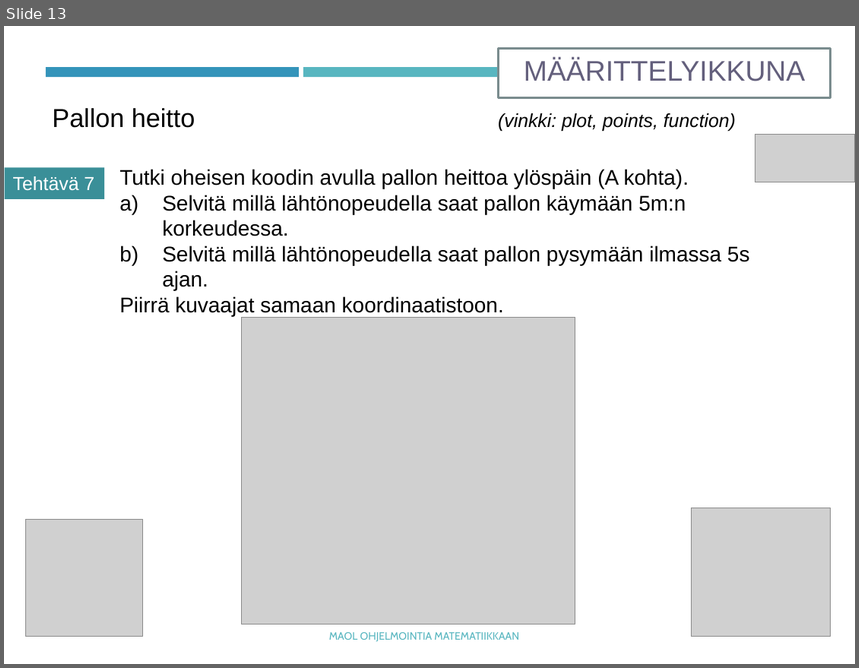
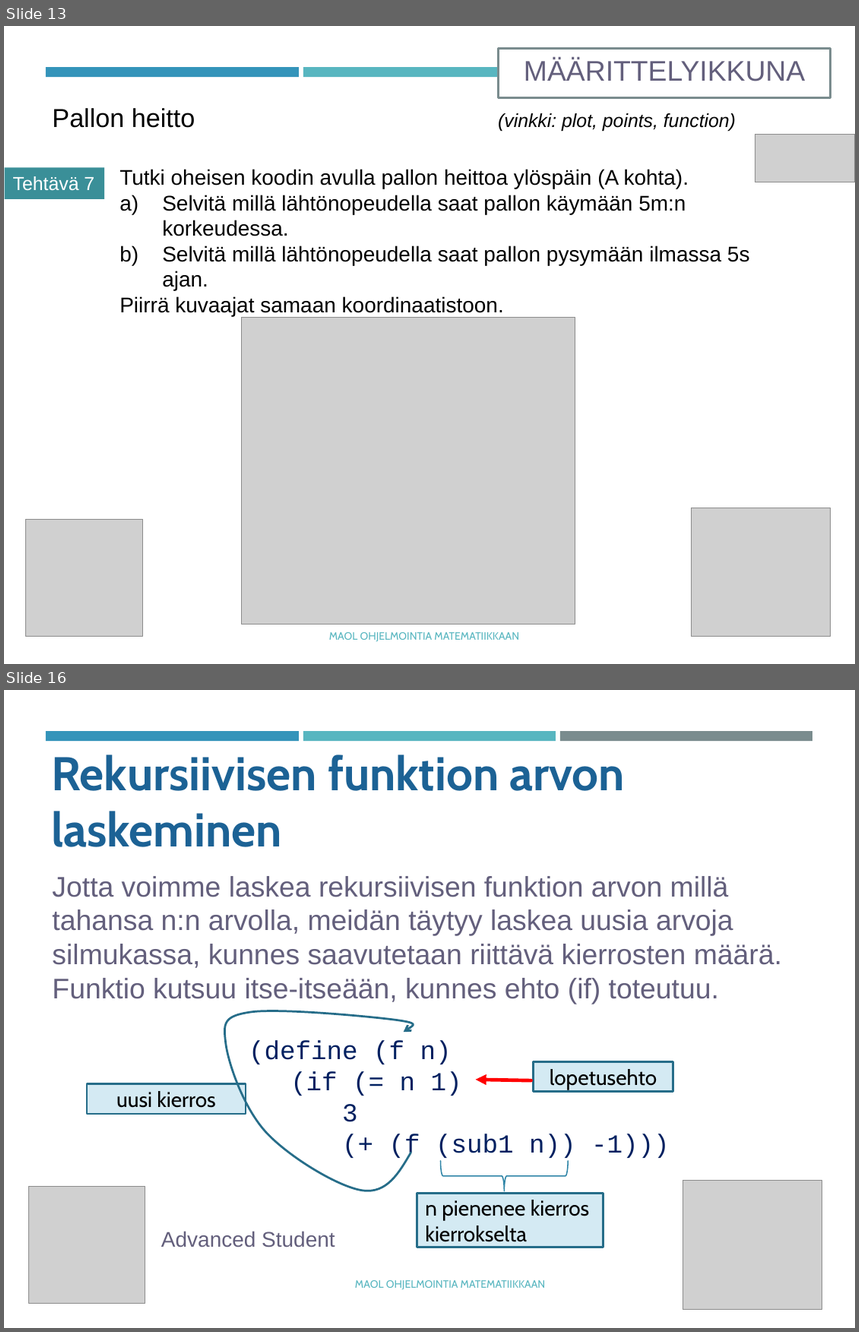
Before and after one commit to tyynetyyne/tyynetyyne.github.io, a slide deck: tehtavat/tiedostot/maol/power_point/Racket-MAOL-9-funktiot.pptx. Shown one above the other, each under a label of ours: slide 13 before the commit, slides 13 and 16 after it; the slides between them are not shown. The pictures are 859x668 and 859x1332 pixels, drawn with LibreOffice and Linux fonts; fonts in the diff are those of the drawing; grey boxes stand for pictures. Boxes give left, top, right and bottom in pixels: in the first picture for what was removed or moved away, otherwise in the second. Text is boxed around its words. In the diff, an @@ line names an element or a change of style, - is before the commit and + after.

Commit message:
Uusia tehtäviä rekursioon

```diff
--- a/tehtavat/tiedostot/maol/power_point/Racket-MAOL-9-funktiot.pptx
+++ b/tehtavat/tiedostot/maol/power_point/Racket-MAOL-9-funktiot.pptx
@@ slide 16 added at (4,690,855,1328), background #FFFFFF; not listed: 2 template elements that a slide beside it also shows @@
@@ rectangle added at (560,731,813,741), fill #7A8C8E @@
@@ text added at (51,755,625,847), 40 pt, text #1D6294, bold @@
+Rekursiivisen funktion arvon laskeminen
@@ text added at (52,876,782,1005), 24 pt, text #635F7C @@
+Jotta voimme laskea rekursiivisen funktion arvon millä tahansa n:n arvolla, meidän täytyy laskea uusia arvoja silmukassa, kunnes saavutetaan riittävä kierrosten määrä. Funktio kutsuu itse-itseään, kunnes ehto (if) toteutuu.
@@ freeform shape added at (224,1011,411,1191), outline #266D8A 1.75 pt @@
@@ text added at (249,1040,670,1160), 22 pt, text #002060 @@
+(define (f n)
+(if (= n 1)
+3
+(+ (f (sub1 n)) -1)))
@@ rectangle added at (534,1062,674,1092), fill #D4EAF3, outline #266D8A 1.75 pt, 18 pt, text #000000 @@
+lopetusehto
@@ rectangle added at (87,1084,246,1114), fill #D4EAF3, outline #266D8A 1.75 pt, 18 pt, text #000000 @@
+uusi kierros
@@ arrow added from (531, 1081) to (475, 1080), #FF0000 3 pt @@
@@ left brace added at (440,1161,568,1191), outline #2F85A7 1 pt @@
@@ picture added at (28,1187,145,1304) @@
@@ picture added at (683,1181,822,1309) @@
@@ rectangle added at (417,1193,603,1248), fill #D4EAF3, outline #266D8A 1.75 pt, 18 pt, text #000000 @@
+n pienenee kierros
+kierrokselta
@@ text added at (161,1231,335,1248), 18 pt, text #635F7C @@
+Advanced Student
@@ text added at (355,1281,546,1290), 9 pt, text #58B6C0 @@
+MAOL OHJELMOINTIA MATEMATIIKKAAN
```
Also in this commit, not shown: 1 slide changed, 11 other slides added, 5 other files.
